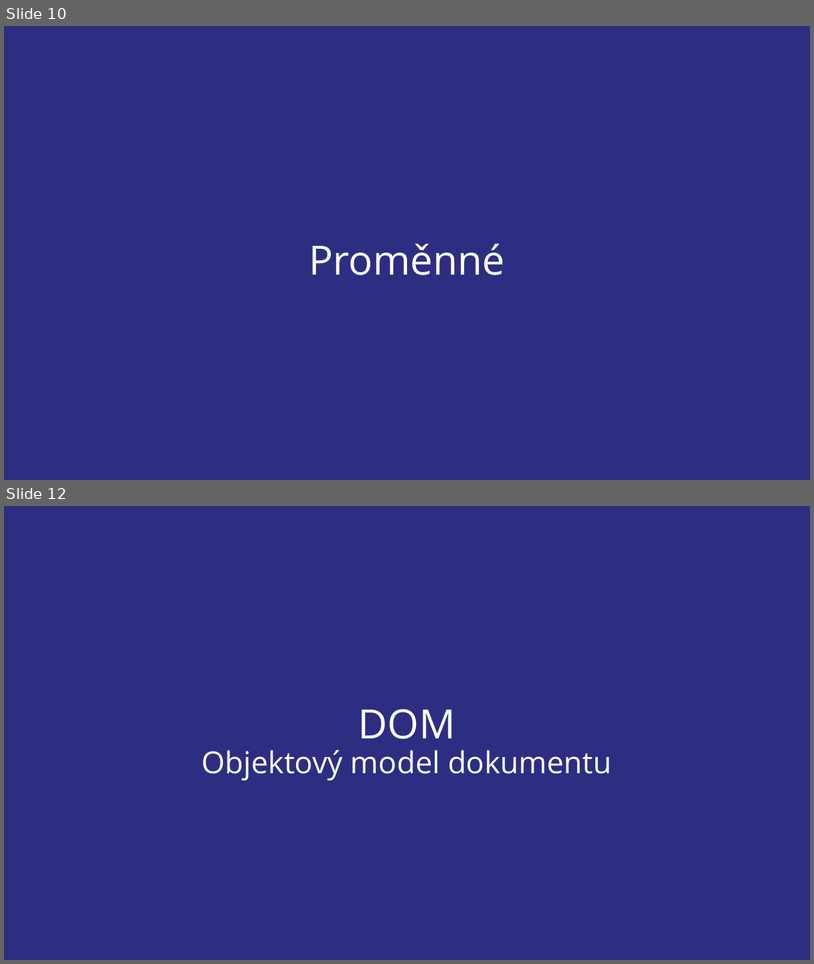
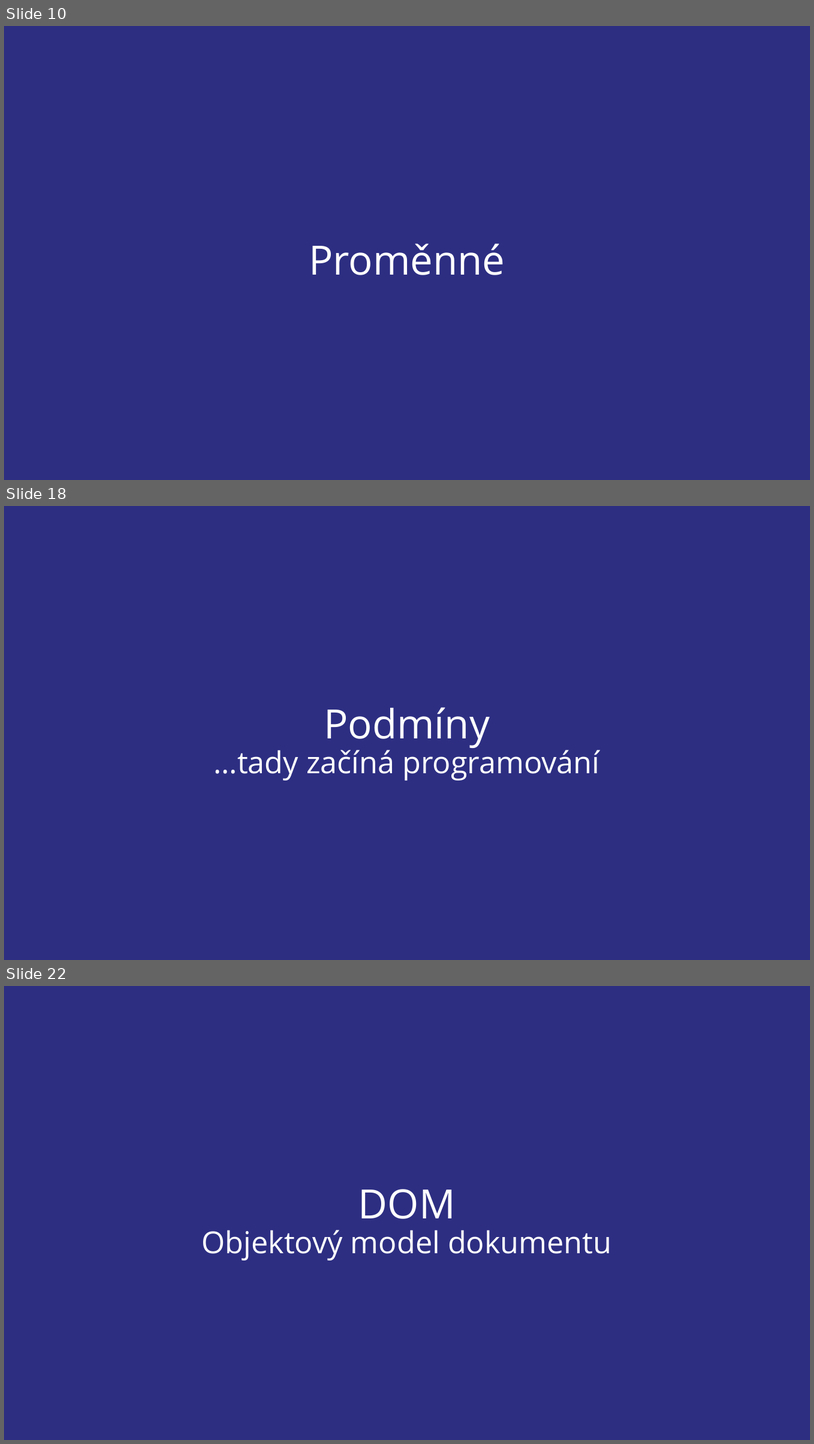
Before and after one commit to SimonB87/LetniSkola2020JS, a slide deck: JS-SB-LetnIskola2020.pptx. Shown one above the other, each under a label of ours: slides 10 and 12 before the commit, slides 10, 18 and 22 after it; the slides between them are not shown. The pictures are 814x964 and 814x1444 pixels, drawn with LibreOffice and Linux fonts; fonts in the diff are those of the drawing. Boxes give left, top, right and bottom in pixels: in the first picture for what was removed or moved away, otherwise in the second. Text is boxed around its words. In the diff, an @@ line names an element or a change of style, - is before the commit and + after.

```diff
--- a/JS-SB-LetnIskola2020.pptx
+++ b/JS-SB-LetnIskola2020.pptx
@@ slide 18 added at <box>4,506,810,960</box>, background #2D2E82 @@
@@ title added at <box>214,707,600,780</box>, 36 pt, text #FFFFFF @@
+Podmíny
+…tady začíná programování
@@ what was slide 12 is now slide 22 @@
```
Also in this commit, not shown: 2 slides changed, 9 other slides added.
